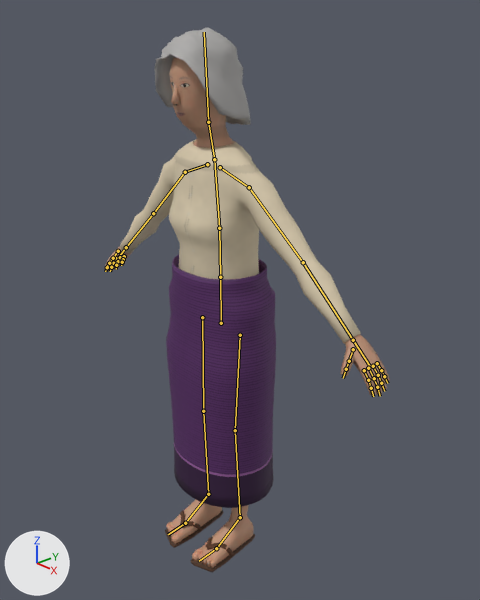
A saved change to the Blender file assets/models/human_elder_female/human_elder_female.blend.
Camera for both pictures: a camera (50 mm lens) standing at (1.375, -1.194, 1.602) and looking at (0.075, 0.008, 0.866). The axes (+X, +Y, +Z) are drawn at lower left. The lights are the same throughout. The picture after the commit comes second. The bones that bend it are drawn over the model as lines.

Names of what the first picture shows: 'Body', 'Cloth_blouse_sin', 'Cloth_blouse_sin_sandals', 'Cloth_blouse_sin_sin', 'Hair_curly_grey'.
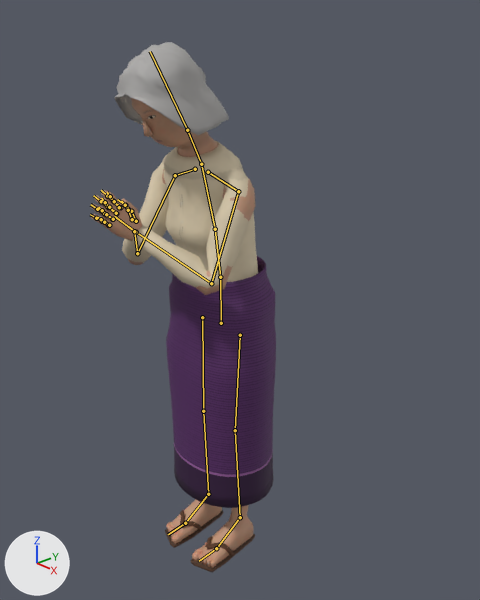
The newer file adds an action. The first version stands in its rest pose; the second is drawn at frame 17 of the action 'pray'.

Location of each change, [x1, y1, x2, y2] in pixels of the pictures (480 x 600 px):
'Cloth_blouse_sin_sin', posed: before [166, 255, 276, 508]; after [166, 256, 276, 508]
'Cloth_blouse_sin', posed: before [120, 140, 361, 344]; after [122, 140, 258, 288]
'Body', posed (42% narrower, 8% shorter): before [104, 58, 389, 568]; after [91, 98, 255, 568]
'Hair_curly_grey', posed (20% wider): before [155, 27, 251, 125]; after [114, 42, 229, 135]
bone 'spine', root to tip: before (220, 277) to (219, 228); after (220, 277) to (215, 229)
bone 'chest', root to tip: before (219, 228) to (214, 159); after (215, 229) to (201, 164)
bone 'neck', root to tip: before (214, 159) to (208, 122); after (201, 164) to (187, 130)
bone 'head', root to tip: before (208, 122) to (204, 32); after (187, 130) to (150, 51)
bone 'upper_arm.L', root to tip: before (249, 187) to (303, 262); after (238, 191) to (211, 283)
bone 'forearm.L', root to tip: before (303, 262) to (353, 340); after (211, 283) to (136, 232)
bone 'hand.L', root to tip: before (353, 340) to (370, 367); after (136, 232) to (114, 216)
bone 'thumb_01.L', root to tip: before (353, 349) to (349, 361); after (136, 221) to (131, 211)
bone 'thumb_02.L', root to tip: before (349, 361) to (346, 369); after (131, 211) to (125, 205)
bone 'upper_arm.R', root to tip: before (185, 172) to (153, 213); after (175, 175) to (137, 253)
bone 'forearm.R', root to tip: before (153, 213) to (126, 247); after (137, 253) to (134, 231)
bone 'hand.R', root to tip: before (126, 247) to (118, 258); after (134, 231) to (114, 216)
bone 'thumb_01.R', root to tip: before (118, 251) to (113, 258); after (132, 219) to (128, 210)
bone 'thumb_02.R', root to tip: before (113, 258) to (109, 263); after (128, 210) to (125, 205)

Patch to the scene script:
```diff
--- a/assets/models/human_elder_female/human_elder_female.blend.py
+++ b/assets/models/human_elder_female/human_elder_female.blend.py
@@ bone_spine @@
 bone_spine = bpy.data.objects['HumanRig'].pose.bones['spine']  # child of 'hips'
-bone_spine.rotation_euler = (0.0, 0.0, 0.0)  # degrees (0, 0, 0)
+bone_spine.rotation_euler = (0.105, 0.0, 0.0)  # degrees (6, 0, 0)
@@ bone_chest @@
 bone_chest = bpy.data.objects['HumanRig'].pose.bones['chest']  # child of 'spine'
-bone_chest.rotation_euler = (0.0, 0.0, 0.0)  # degrees (0, 0, 0)
+bone_chest.rotation_euler = (0.0524, 0.0, 0.0)  # degrees (3, 0, 0)
@@ bone_neck @@
 bone_neck = bpy.data.objects['HumanRig'].pose.bones['neck']  # child of 'chest'
-bone_neck.rotation_euler = (0.0, 0.0, 0.0)  # degrees (0, 0, 0)
+bone_neck.rotation_euler = (0.105, 0.0, 0.0)  # degrees (6, 0, 0)
@@ bone_head @@
 bone_head = bpy.data.objects['HumanRig'].pose.bones['head']  # child of 'neck'
-bone_head.rotation_euler = (0.0, 0.0, 0.0)  # degrees (0, 0, 0)
+bone_head.rotation_euler = (0.192, 0.0, 0.0)  # degrees (11, 0, 0)
@@ bone_upper_arm_l @@
 bone_upper_arm_l = bpy.data.objects['HumanRig'].pose.bones['upper_arm.L']  # child of 'shoulder.L'
-bone_upper_arm_l.rotation_euler = (0.0, 0.0, 0.0)  # degrees (0, 0, 0)
+bone_upper_arm_l.rotation_euler = (-0.524, 0.175, -0.96)  # degrees (-30, 10, -55)
@@ bone_forearm_l @@
 bone_forearm_l = bpy.data.objects['HumanRig'].pose.bones['forearm.L']  # child of 'upper_arm.L'
-bone_forearm_l.rotation_euler = (0.0, 0.0, 0.0)  # degrees (0, 0, 0)
+bone_forearm_l.rotation_euler = (0.0, 0.0, -1.833)  # degrees (0, 0, -105)
@@ bone_hand_l @@
 bone_hand_l = bpy.data.objects['HumanRig'].pose.bones['hand.L']  # child of 'forearm.L'
-bone_hand_l.rotation_euler = (0.0, 0.0, 0.0)  # degrees (0, 0, 0)
+bone_hand_l.rotation_euler = (0.733, 0.0, 0.0)  # degrees (42, 0, 0)
@@ bone_thumb_01_l @@
 bone_thumb_01_l = bpy.data.objects['HumanRig'].pose.bones['thumb_01.L']  # child of 'hand.L'
-bone_thumb_01_l.rotation_euler = (0.0, 0.0, 0.0)  # degrees (0, 0, 0)
+bone_thumb_01_l.rotation_euler = (0.0, 0.0, 0.524)  # degrees (0, 0, 30)
@@ bone_thumb_02_l @@
 bone_thumb_02_l = bpy.data.objects['HumanRig'].pose.bones['thumb_02.L']  # child of 'thumb_01.L'
-bone_thumb_02_l.rotation_euler = (0.0, 0.0, 0.0)  # degrees (0, 0, 0)
+bone_thumb_02_l.rotation_euler = (-0.349, 0.0, 0.0)  # degrees (-20, 0, 0)
@@ bone_upper_arm_r @@
 bone_upper_arm_r = bpy.data.objects['HumanRig'].pose.bones['upper_arm.R']  # child of 'shoulder.R'
-bone_upper_arm_r.rotation_euler = (0.0, 0.0, 0.0)  # degrees (0, 0, 0)
+bone_upper_arm_r.rotation_euler = (-0.524, -0.175, 0.96)  # degrees (-30, -10, 55)
@@ bone_forearm_r @@
 bone_forearm_r = bpy.data.objects['HumanRig'].pose.bones['forearm.R']  # child of 'upper_arm.R'
-bone_forearm_r.rotation_euler = (0.0, 0.0, 0.0)  # degrees (0, 0, 0)
+bone_forearm_r.rotation_euler = (0.0, 0.0, 1.833)  # degrees (0, 0, 105)
@@ bone_hand_r @@
 bone_hand_r = bpy.data.objects['HumanRig'].pose.bones['hand.R']  # child of 'forearm.R'
-bone_hand_r.rotation_euler = (0.0, 0.0, 0.0)  # degrees (0, 0, 0)
+bone_hand_r.rotation_euler = (0.733, 0.0, 0.0)  # degrees (42, 0, 0)
@@ bone_thumb_01_r @@
 bone_thumb_01_r = bpy.data.objects['HumanRig'].pose.bones['thumb_01.R']  # child of 'hand.R'
-bone_thumb_01_r.rotation_euler = (0.0, 0.0, 0.0)  # degrees (0, 0, 0)
+bone_thumb_01_r.rotation_euler = (0.0, 0.0, -0.524)  # degrees (0, 0, -30)
@@ bone_thumb_02_r @@
 bone_thumb_02_r = bpy.data.objects['HumanRig'].pose.bones['thumb_02.R']  # child of 'thumb_01.R'
-bone_thumb_02_r.rotation_euler = (0.0, 0.0, 0.0)  # degrees (0, 0, 0)
+bone_thumb_02_r.rotation_euler = (-0.349, 0.0, 0.0)  # degrees (-20, 0, 0)
```
